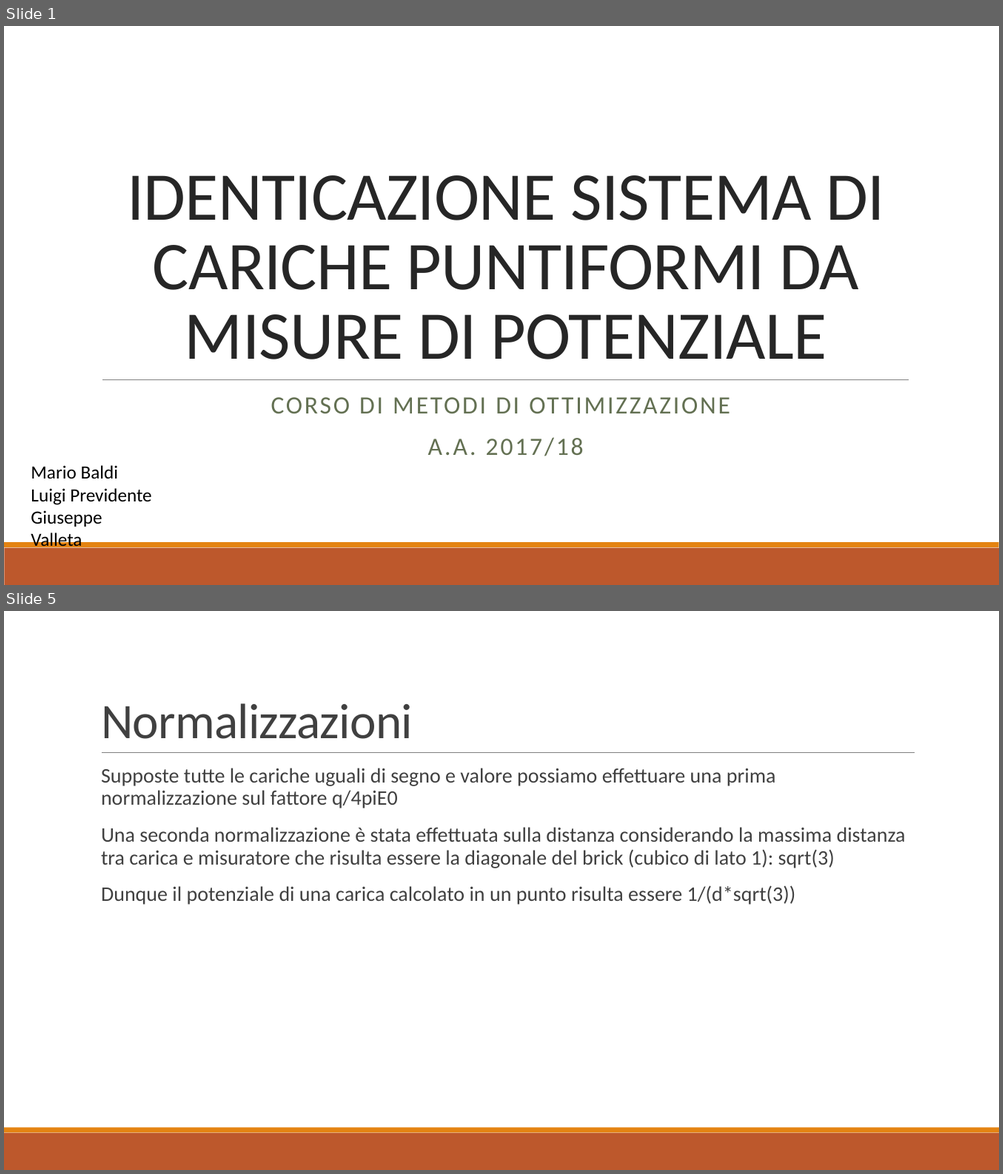
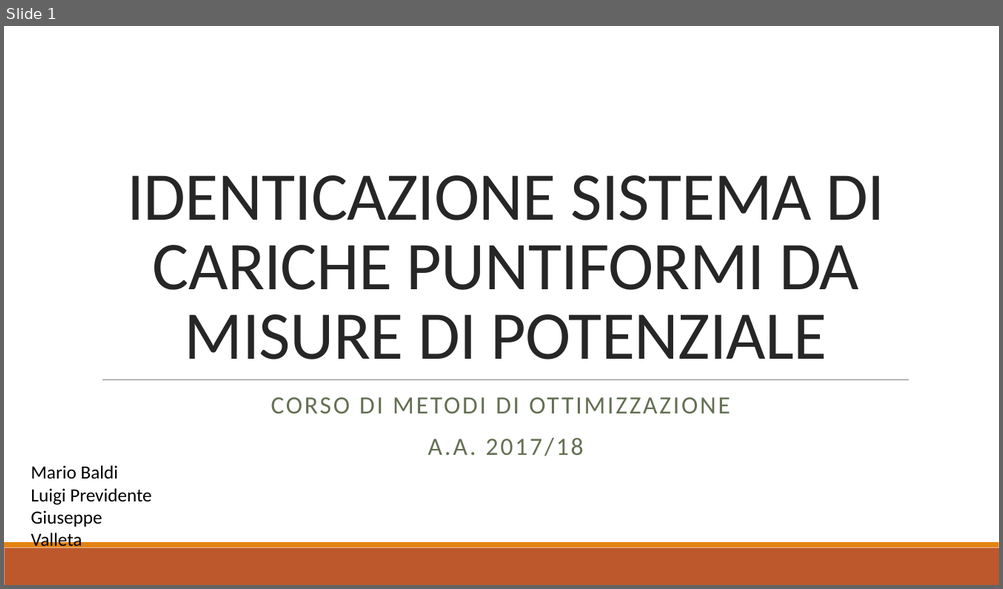
Before and after one commit to baldimario/Simplex, a slide deck: IDENTICAZIONE SISTEMA DI CARICHE PUNTIFORMI DA MISURE DI.pptx. Shown one above the other, each under a label of ours: slides 1 and 5 before the commit, slide 1 after it; the slides between them are not shown. The pictures are 1003x1174 and 1003x589 pixels, drawn with LibreOffice and Linux fonts; fonts in the diff are those of the drawing. Boxes give left, top, right and bottom in pixels: in the first picture for what was removed or moved away, otherwise in the second. Text is boxed around its words. In the diff, an @@ line names an element or a change of style, - is before the commit and + after.

```diff
--- a/IDENTICAZIONE SISTEMA DI CARICHE PUNTIFORMI DA MISURE DI.pptx
+++ b/IDENTICAZIONE SISTEMA DI CARICHE PUNTIFORMI DA MISURE DI.pptx
@@ slide 5 removed at box(4, 611, 999, 1170), background #FFFFFF; not listed: 2 template elements that a slide beside it also shows @@
@@ title removed at box(101, 703, 412, 739) @@
-Normalizzazioni
@@ line removed from (102, 753) to (915, 753) @@
@@ text removed at box(101, 768, 905, 905) @@
-  Supposte tutte le cariche uguali di segno e valore possiamo effettuare una prima normalizzazione sul fattore q/4piE0
-  Una seconda normalizzazione è stata effettuata sulla distanza considerando la massima distanza tra carica e misuratore che risulta essere la diagonale del brick (cubico di lato 1): sqrt(3)
-  Dunque il potenziale di una carica calcolato in un punto risulta essere 1/(d*sqrt(3))
```
Also in this commit, not shown: 8 slides changed, 3 slides added, 1 other slide removed, 2 other files.
